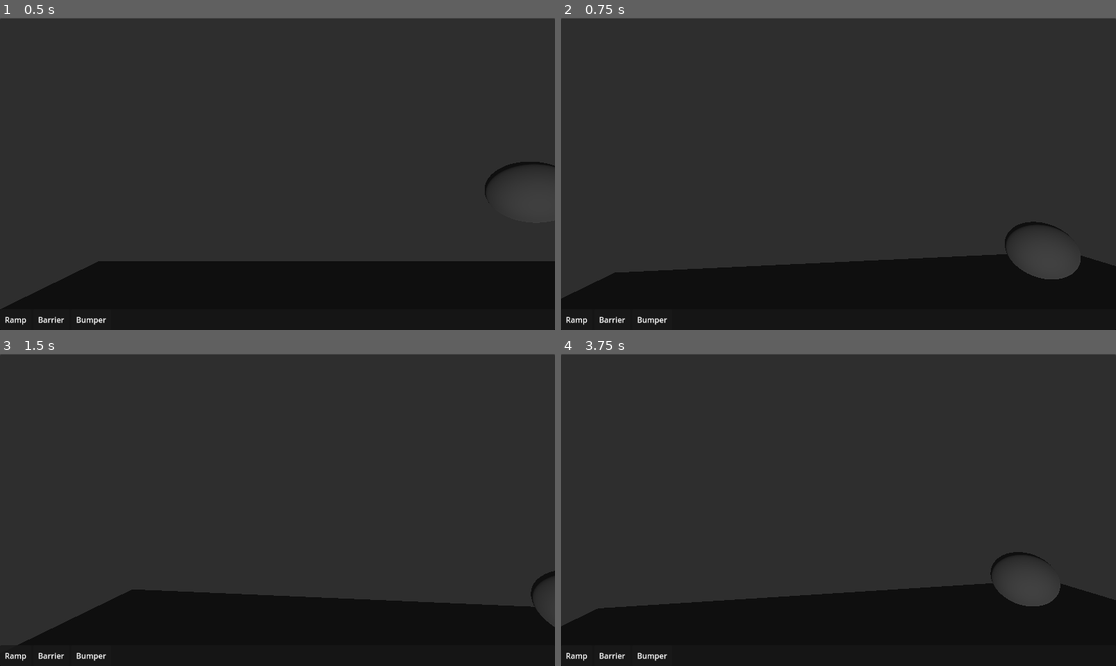
Above: before the commit, frames 1-4 (two rows, left to right).
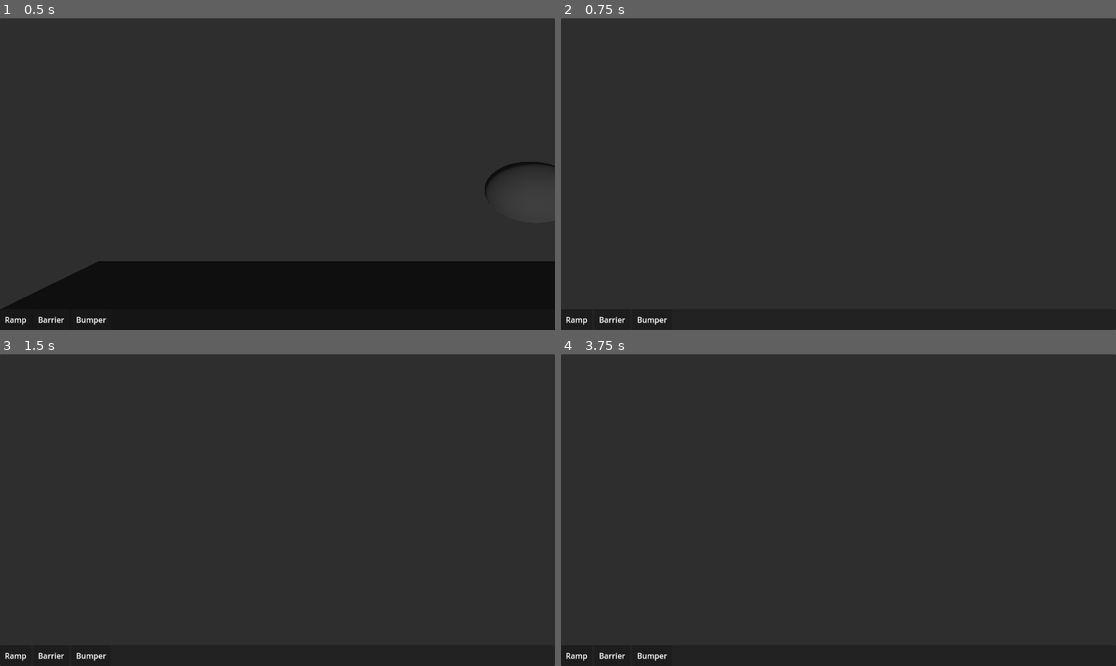
Above: after the commit, the same moments.

Repository: superzero10/twotb
Game: Godot game, scene res://scenes/test_level.tscn
The game is run twice, just before and just after one commit, with the same random seed, the same clock (stepped at 60 frames per second) and the same inputs.
Inputs (mouse positions are in pixels of both pictures, inside the frame that each line leads up to):
- Up to frame 1 (0.5 s): no input
- Up to frame 2 (0.75 s): move the mouse to (866, 174) at 0.52 s; hold Z (move_forward, bound only after the commit) from 0.53 s (still down); hold Shift (sprint, bound only after the commit) from 0.53 s (still down); click (866, 174) at 0.67 s
- Up to frame 3 (1.5 s): keep holding Z (move_forward, bound only after the commit); tap Enter at 1.25 s; move the mouse to (249, 510) at 1.27 s; release Shift (sprint, bound only after the commit) at 1.28 s; tap Shift (sprint, bound only after the commit) at 1.35 s; click (249, 510) at 1.42 s
- Up to frame 4 (3.75 s): keep holding Z (move_forward, bound only after the commit); tap Space (move_up, bound only after the commit) at 2, 3.5 s; move the mouse to (849, 503) at 2.02 s; hold Shift (sprint, bound only after the commit) 2.03-2.78 s; click (849, 503) at 2.17 s; tap Enter at 2.75 s; move the mouse to (832, 516) at 2.77 s; tap Shift (sprint, bound only after the commit) at 2.85 s; click (832, 516) at 2.92 s; move the mouse to (877, 513) at 3.52 s; hold Shift (sprint, bound only after the commit) from 3.53 s (still down); click (877, 513) at 3.67 s

Frame 1 is identical in both runs. In frame 2, 14% of the frame differs, in the area x 0-100%, y 65-100%; in frame 3, 13%; in frame 4, 15%, in the area x 0-100%, y 63-100%.

Commit message:
controls project.godot

Diff:
--- a/project.godot
+++ b/project.godot
@@ -14,3 +14,46 @@
 run/main_scene="res://scenes/test_level.tscn"
 config/features=PackedStringArray("4.3", "Forward Plus")
 config/icon="res://icon.svg"
+
+[input]
+
+move_forward={
+"deadzone": 0.5,
+"events": [Object(InputEventKey,"resource_local_to_scene":false,"resource_name":"","device":-1,"window_id":0,"alt_pressed":false,"shift_pressed":false,"ctrl_pressed":false,"meta_pressed":false,"pressed":false,"keycode":90,"physical_keycode":0,"key_label":0,"unicode":122,"location":0,"echo":false,"script":null)
+]
+}
+move_backward={
+"deadzone": 0.5,
+"events": [Object(InputEventKey,"resource_local_to_scene":false,"resource_name":"","device":-1,"window_id":0,"alt_pressed":false,"shift_pressed":false,"ctrl_pressed":false,"meta_pressed":false,"pressed":false,"keycode":83,"physical_keycode":0,"key_label":0,"unicode":115,"location":0,"echo":false,"script":null)
+]
+}
+move_left={
+"deadzone": 0.5,
+"events": [Object(InputEventKey,"resource_local_to_scene":false,"resource_name":"","device":-1,"window_id":0,"alt_pressed":false,"shift_pressed":false,"ctrl_pressed":false,"meta_pressed":false,"pressed":false,"keycode":81,"physical_keycode":0,"key_label":0,"unicode":113,"location":0,"echo":false,"script":null)
+]
+}
+move_right={
+"deadzone": 0.5,
+"events": [Object(InputEventKey,"resource_local_to_scene":false,"resource_name":"","device":-1,"window_id":0,"alt_pressed":false,"shift_pressed":false,"ctrl_pressed":false,"meta_pressed":false,"pressed":false,"keycode":68,"physical_keycode":0,"key_label":0,"unicode":100,"location":0,"echo":false,"script":null)
+]
+}
+move_up={
+"deadzone": 0.5,
+"events": [Object(InputEventKey,"resource_local_to_scene":false,"resource_name":"","device":-1,"window_id":0,"alt_pressed":false,"shift_pressed":false,"ctrl_pressed":false,"meta_pressed":false,"pressed":false,"keycode":32,"physical_keycode":0,"key_label":0,"unicode":32,"location":0,"echo":false,"script":null)
+]
+}
+move_down={
+"deadzone": 0.5,
+"events": [Object(InputEventKey,"resource_local_to_scene":false,"resource_name":"","device":-1,"window_id":0,"alt_pressed":false,"shift_pressed":false,"ctrl_pressed":false,"meta_pressed":false,"pressed":false,"keycode":0,"physical_keycode":4194326,"key_label":0,"unicode":0,"location":0,"echo":false,"script":null)
+]
+}
+sprint={
+"deadzone": 0.5,
+"events": [Object(InputEventKey,"resource_local_to_scene":false,"resource_name":"","device":-1,"window_id":0,"alt_pressed":false,"shift_pressed":false,"ctrl_pressed":false,"meta_pressed":false,"pressed":false,"keycode":0,"physical_keycode":4194325,"key_label":0,"unicode":0,"location":0,"echo":false,"script":null)
+]
+}
+toggle_mouse_capture={
+"deadzone": 0.5,
+"events": [Object(InputEventKey,"resource_local_to_scene":false,"resource_name":"","device":-1,"window_id":0,"alt_pressed":false,"shift_pressed":false,"ctrl_pressed":false,"meta_pressed":false,"pressed":false,"keycode":0,"physical_keycode":4194328,"key_label":0,"unicode":0,"location":0,"echo":false,"script":null)
+]
+}
